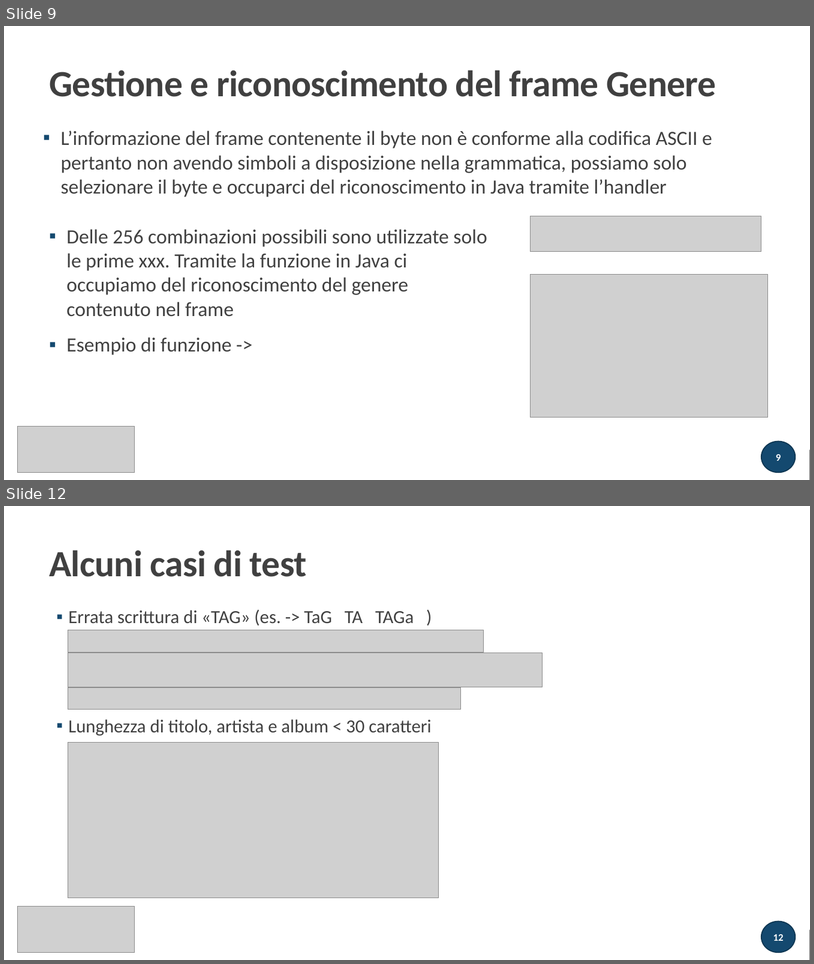
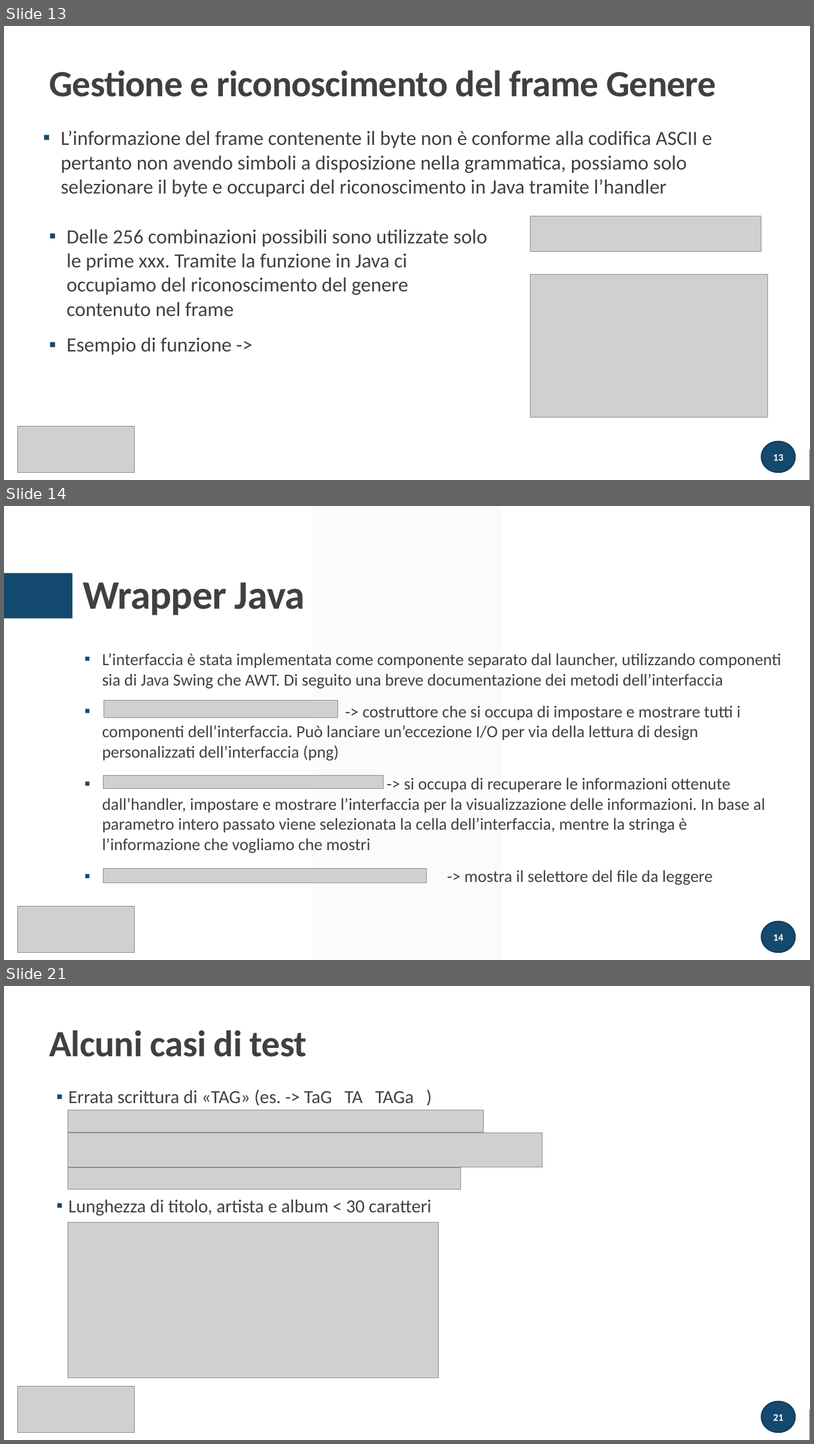
Before and after one commit to atusghen/SimpleID3, a slide deck: presentazione tecnica.pptx. Shown one above the other, each under a label of ours: slides 9 and 12 before the commit, slides 13, 14 and 21 after it; the slides between them are not shown. The pictures are 814x964 and 814x1444 pixels, drawn with LibreOffice and Linux fonts; fonts in the diff are those of the drawing; grey boxes stand for pictures. Boxes give left, top, right and bottom in pixels: in the first picture for what was removed or moved away, otherwise in the second. Text is boxed around its words. In the diff, an @@ line names an element or a change of style, - is before the commit and + after.

```diff
--- a/presentazione tecnica.pptx
+++ b/presentazione tecnica.pptx
@@ slide 14 added at <box>4,506,810,960</box>, background #FFFFFF @@
@@ parallelogram added at <box>312,506,501,960</box>, fill #F2F2F2 at 30% opacity @@
@@ rectangle added at <box>4,573,72,619</box>, fill #14496F @@
@@ title added at <box>83,582,305,615</box>, 48 pt, text #404040, bold @@
+Wrapper Java
@@ text added at <box>102,653,782,885</box>, 20 pt, text #404040 @@
+▪ L’interfaccia è stata implementata come componente separato dal launcher, utilizzando componenti sia di Java Swing che AWT. Di seguito una breve documentazione dei metodi dell’interfaccia
+▪ -> costruttore che si occupa di impostare e mostrare tutti i componenti dell’interfaccia. Può lanciare un’eccezione I/O per via della lettura di design personalizzati dell’interfaccia (png)
+▪ -> si occupa di recuperare le informazioni ottenute dall’handler, impostare e mostrare l’interfaccia per la visualizzazione delle informazioni. In base al parametro intero passato viene selezionata la cella dell’interfaccia, mentre la stringa è l’informazione che vogliamo che mostri
+▪ -> mostra il selettore del file da leggere
@@ picture added at <box>104,700,338,718</box> @@
@@ picture added at <box>104,775,384,789</box> @@
@@ picture added at <box>104,868,427,882</box> @@
@@ picture added at <box>18,906,135,952</box> @@
@@ page number added at <box>762,921,796,952</box>, fill #14496F, outline #0F3652 1.25 pt, 12 pt, text #FFFFFF, bold @@
+14
@@ what was slide 9 is now slide 13 @@
@@ page number at <box>774,454,784,460</box>: text changed @@
-9
+13
@@ what was slide 12 is now slide 21 @@
@@ page number at <box>774,1414,784,1420</box>: text changed @@
-12
+21
```
Also in this commit, not shown: 4 slides changed, 12 other slides added, 4 slides removed, 3 other files.
